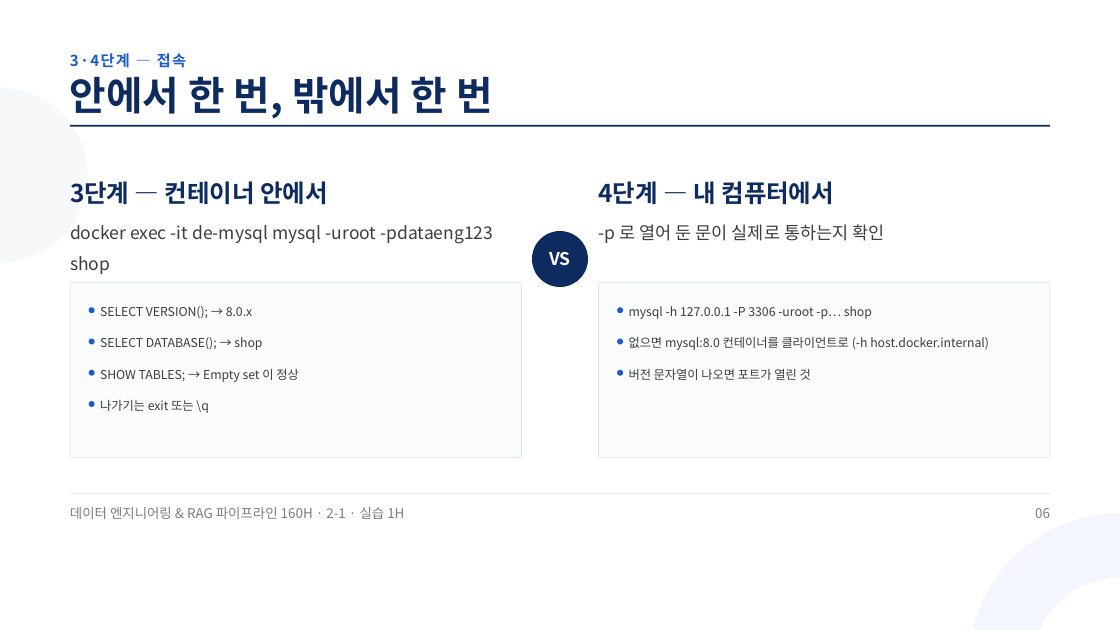
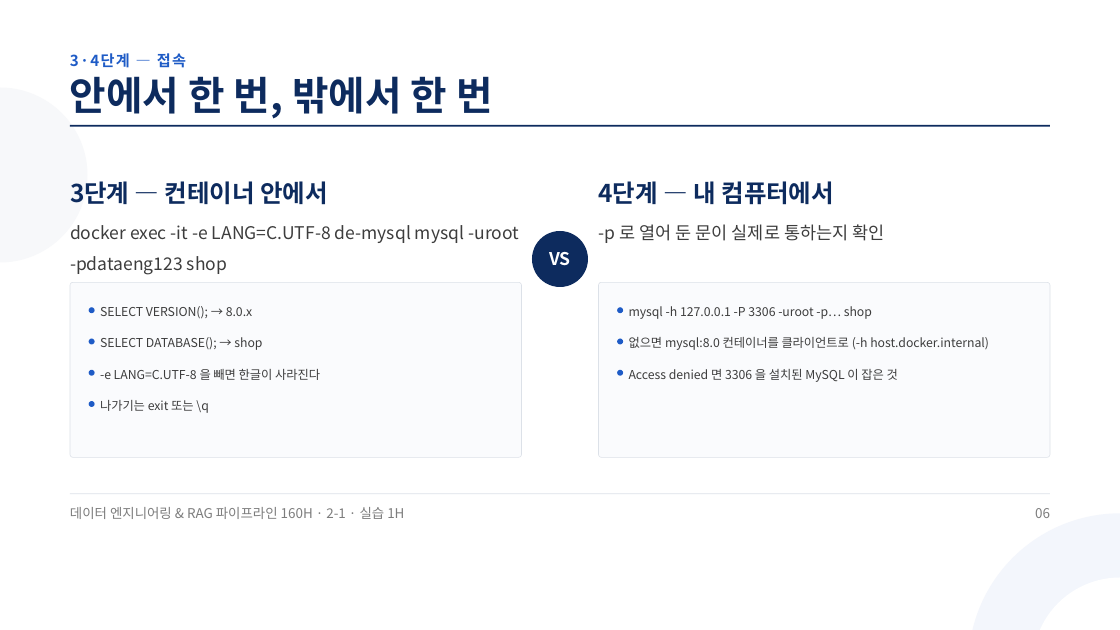
Before and after one commit to aebonlee/materials, a slide deck: slide 6 of data-eng/decks/w2d1s2.pptx. Drawn at 1120x630 pixels with LibreOffice and Linux fonts; fonts in the diff are those of the drawing. Boxes give left, top, right and bottom in pixels: in the first picture for what was removed or moved away, otherwise in the second. Text is boxed around its words. In the diff, an @@ line names an element or a change of style, - is before the commit and + after.

```diff
--- a/data-eng/decks/w2d1s2.pptx
+++ b/data-eng/decks/w2d1s2.pptx
@@ text at <box>70,225,519,275</box>: text changed @@
-docker exec -it de-mysql mysql -uroot -pdataeng123 shop
+docker exec -it -e LANG=C.UTF-8 de-mysql mysql -uroot -pdataeng123 shop
@@ text at <box>100,369,320,380</box>: text changed @@
-SHOW TABLES; → Empty set 이 정상
+-e LANG=C.UTF-8 을 빼면 한글이 사라진다
@@ text at <box>629,369,898,382</box>: text changed @@
-버전 문자열이 나오면 포트가 열린 것
+Access denied 면 3306 을 설치된 MySQL 이 잡은 것
```
Also in this commit, not shown: 4 other slides changed, 26 other files.
